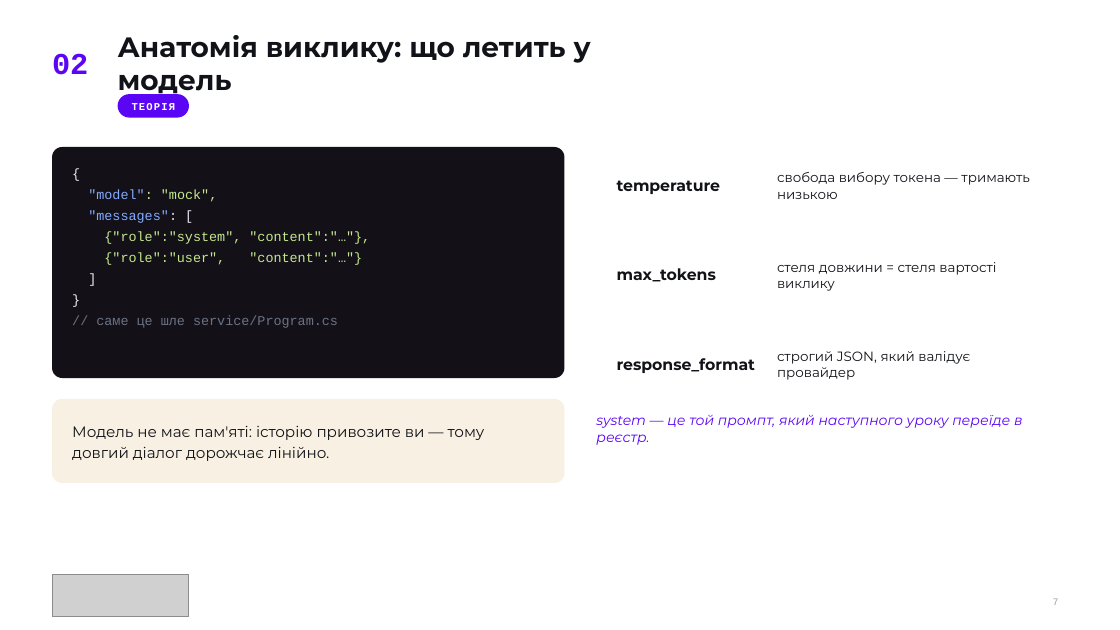
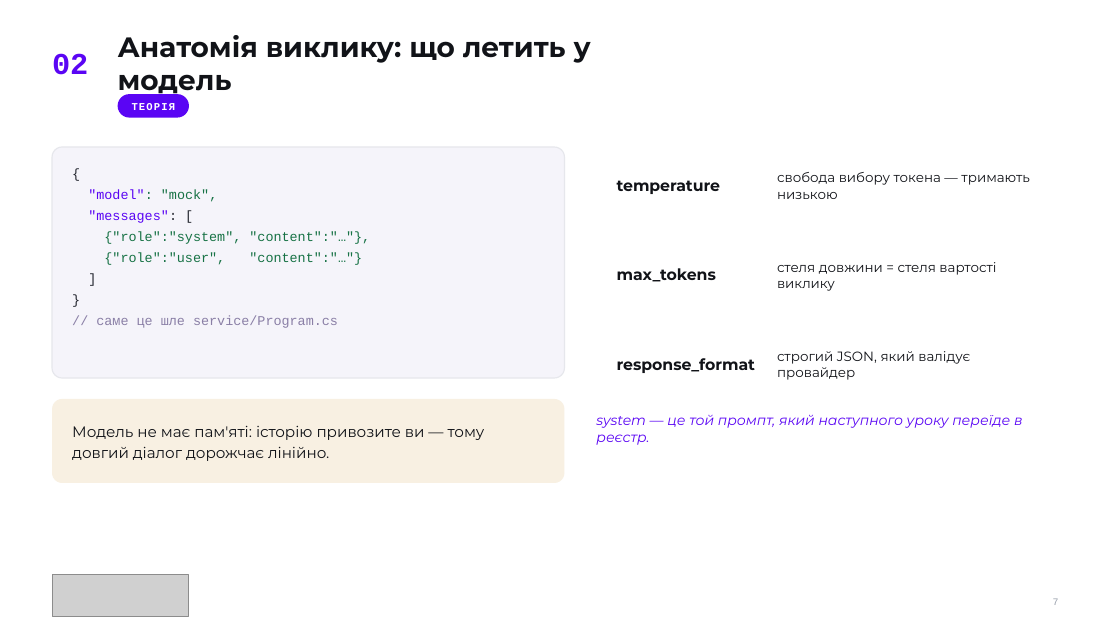
Before and after one commit to TarasFedorenkoFTV/llmops-bootcamp, a slide deck: slide 7 of docs/decks/L01.pptx. Drawn at 1120x630 pixels with LibreOffice and Linux fonts; fonts in the diff are those of the drawing; grey boxes stand for pictures. Boxes give left, top, right and bottom in pixels: in the first picture for what was removed or moved away, otherwise in the second. Text is boxed around its words. In the diff, an @@ line names an element or a change of style, - is before the commit and + after.

```diff
--- a/docs/decks/L01.pptx
+++ b/docs/decks/L01.pptx
@@ rounded rectangle at <box>52,147,565,378</box>: fill #141018 to #F5F4FA; outline none to #E6E7EC 1 pt @@
@@ text "{" at <box>88,189,370,328</box>: text colour #ECE8F6 to #23262F in "{", ""messages": [", "]", "}"; text colour #82AAFF to #5A05F4 in ""model":", ""messages":"; text colour #C3E88D to #177245 in ""model": "mock",", "{"role":"system", "content":"…"},", "{"role":"user", "content":"…"}"; text colour #6A7385 to #8A7FA6 in "// саме це шле service/Program.cs" @@
```
Also in this commit, not shown: 3 other slides changed, 23 other files.
